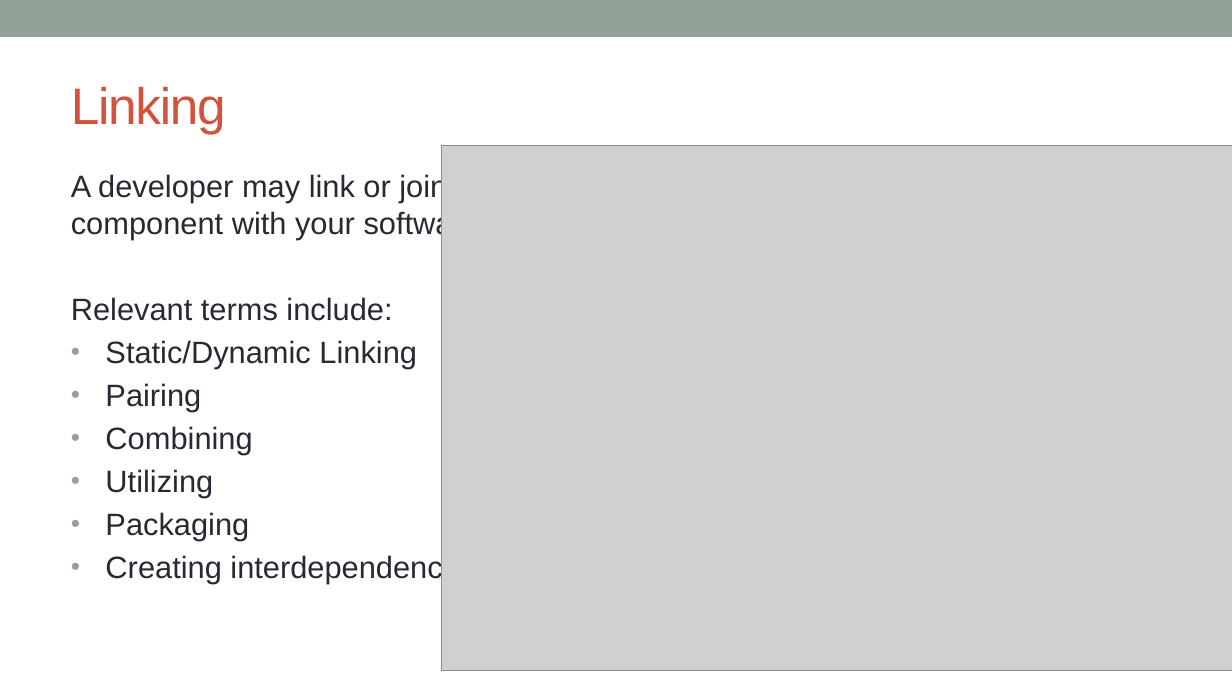
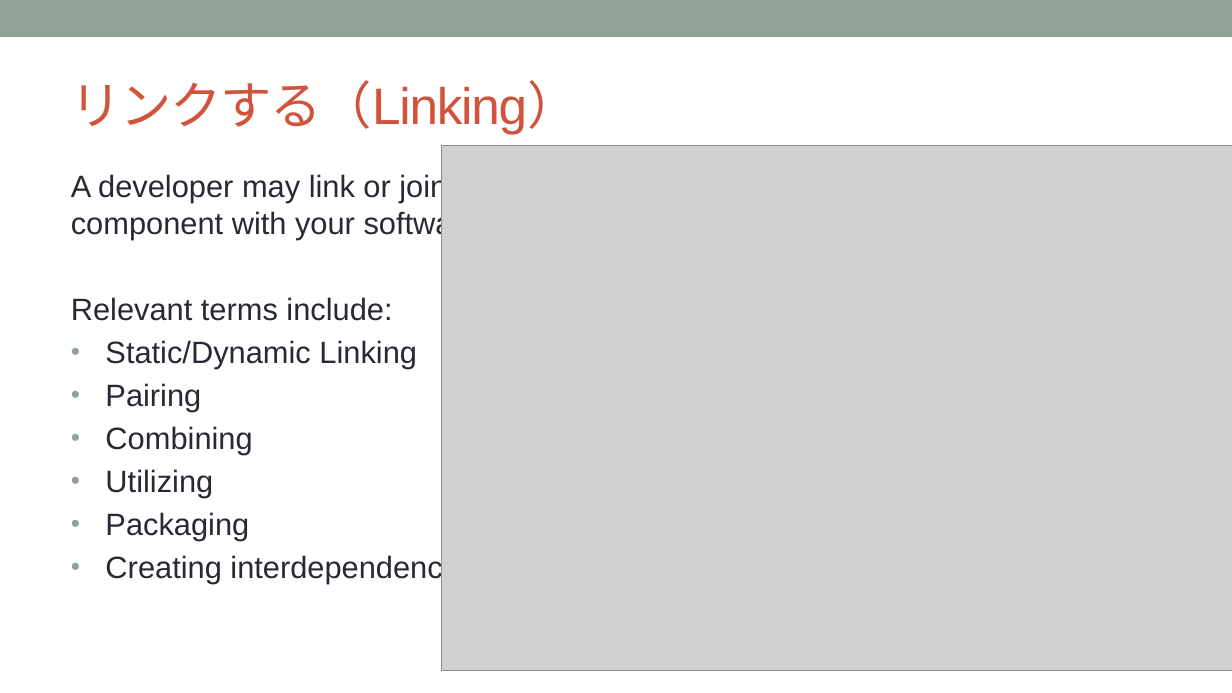
Before and after one commit to OpenChain-Project/Curriculum-Translation-JP, a slide deck: slide 35 of target/openchain-curriculum-release-2.pptx. Drawn at 1232x693 pixels with LibreOffice and Linux fonts; fonts in the diff are those of the drawing; grey boxes stand for pictures; background and template pictures are left out. Boxes give left, top, right and bottom in pixels: in the first picture for what was removed or moved away, otherwise in the second. Text is boxed around its words. In the diff, an @@ line names an element or a change of style, - is before the commit and + after.

```diff
--- a/target/openchain-curriculum-release-2.pptx
+++ b/target/openchain-curriculum-release-2.pptx
@@ title at bbox=[71, 80, 579, 135]: text changed @@
-Linking
+リンクする（Linking）
```
Also in this commit, not shown: 5 other slides changed, 7 other files.
